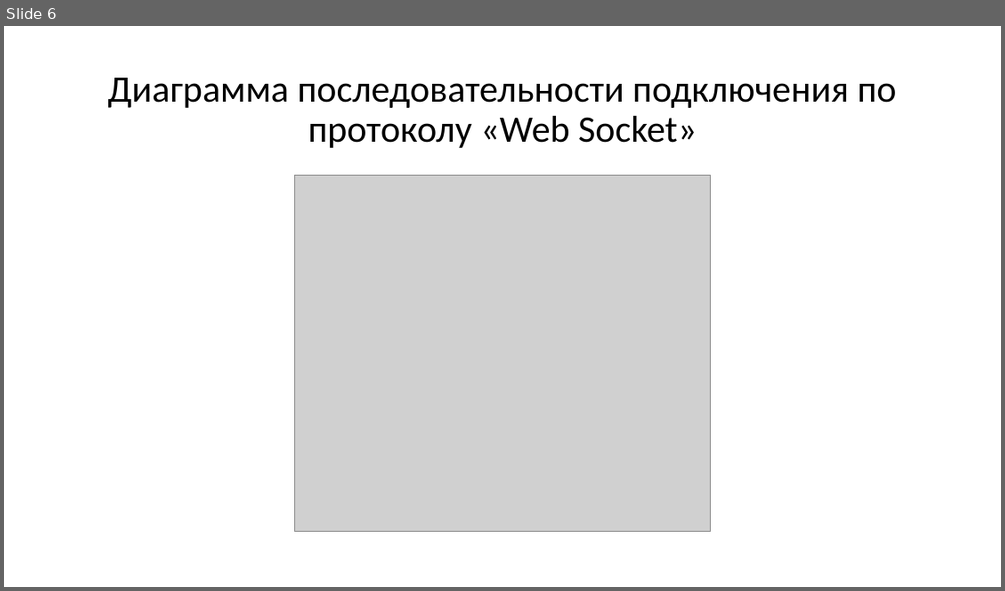
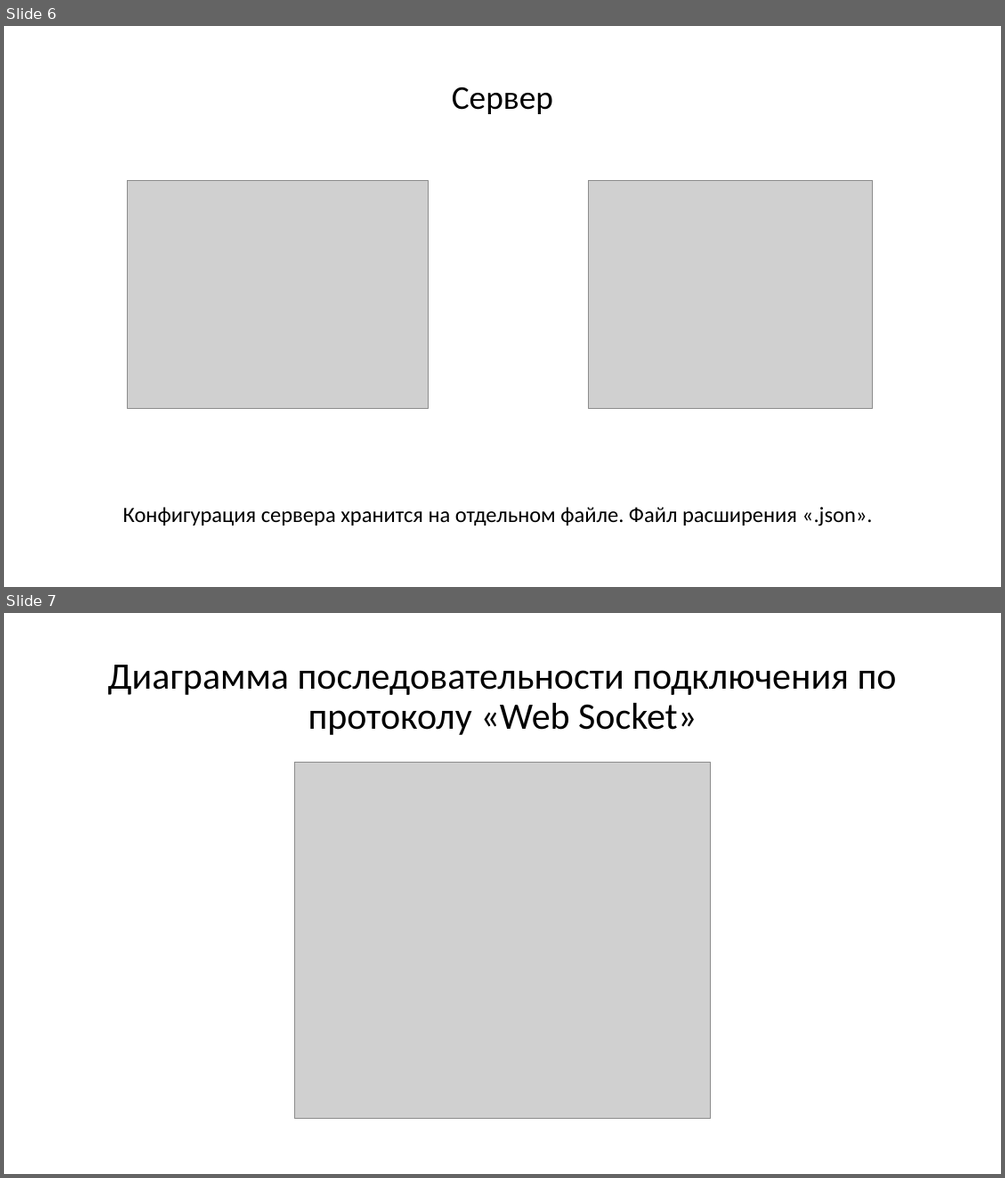
Before and after one commit to TigarBel/Grammes, a slide deck: Клиент-серверное приложение.pptx. Shown one above the other, each under a label of ours: slide 6 before the commit, slides 6 and 7 after it. The pictures are 1005x591 and 1005x1178 pixels, drawn with LibreOffice and Linux fonts; fonts in the diff are those of the drawing; grey boxes stand for pictures. Boxes give left, top, right and bottom in pixels: in the first picture for what was removed or moved away, otherwise in the second. Text is boxed around its words. In the diff, an @@ line names an element or a change of style, - is before the commit and + after.

```diff
--- a/Клиент-серверное приложение.pptx
+++ b/Клиент-серверное приложение.pptx
@@ slide 6 added at <box>4,26,1001,587</box>, background #FFFFFF @@
@@ title added at <box>452,87,553,114</box>, 32 pt, text #000000 @@
+Cервер
@@ picture added at <box>128,180,428,408</box> @@
@@ picture added at <box>588,180,872,408</box> @@
@@ text added at <box>123,507,873,526</box>, 21 pt, text #000000 @@
+Конфигурация сервера хранится на отдельном файле. Файл расширения «.json».
@@ what was slide 6 is now slide 7 @@
```
Also in this commit, not shown: 5 slides changed, 4 other slides added, 3 slides removed, 30 other files.
